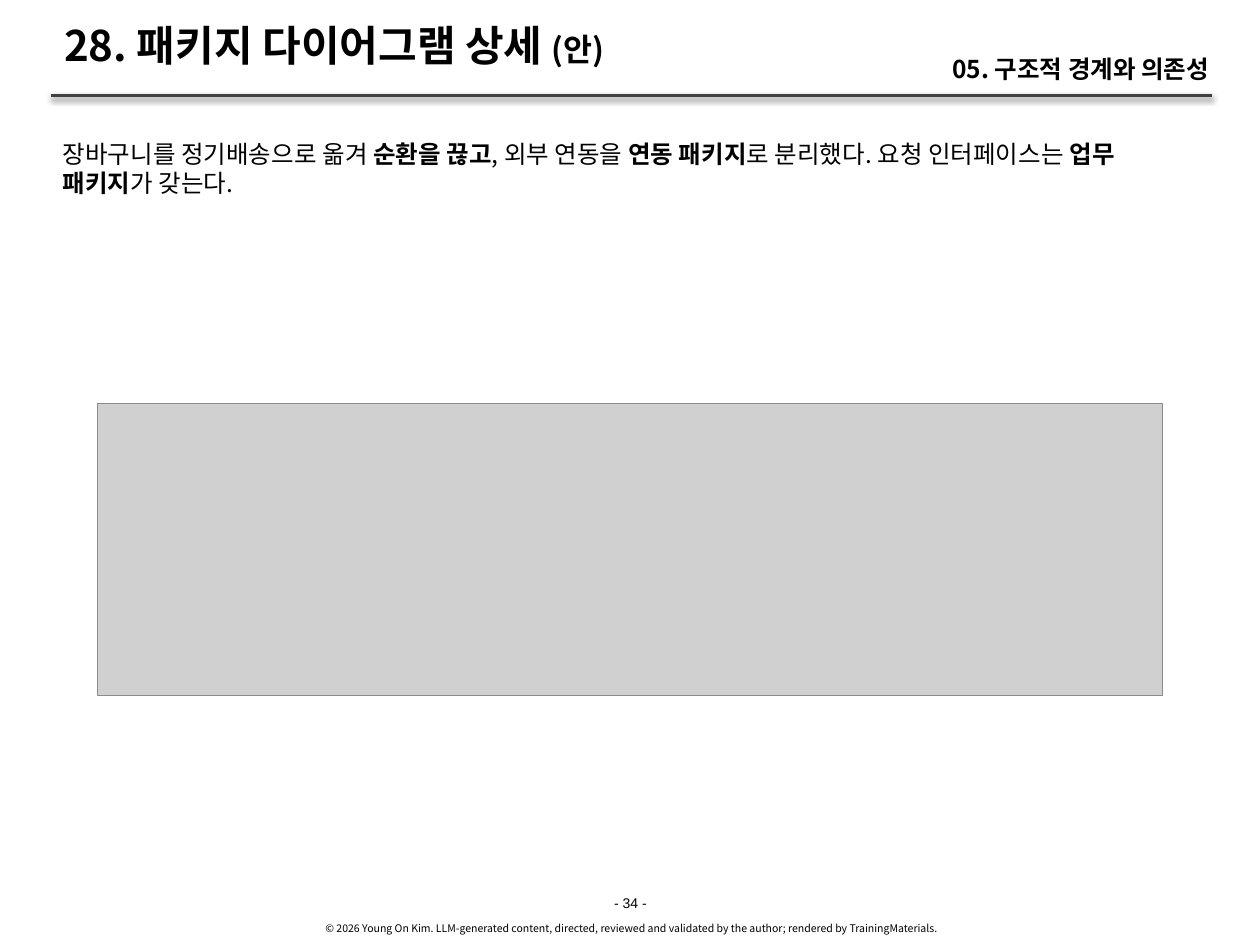
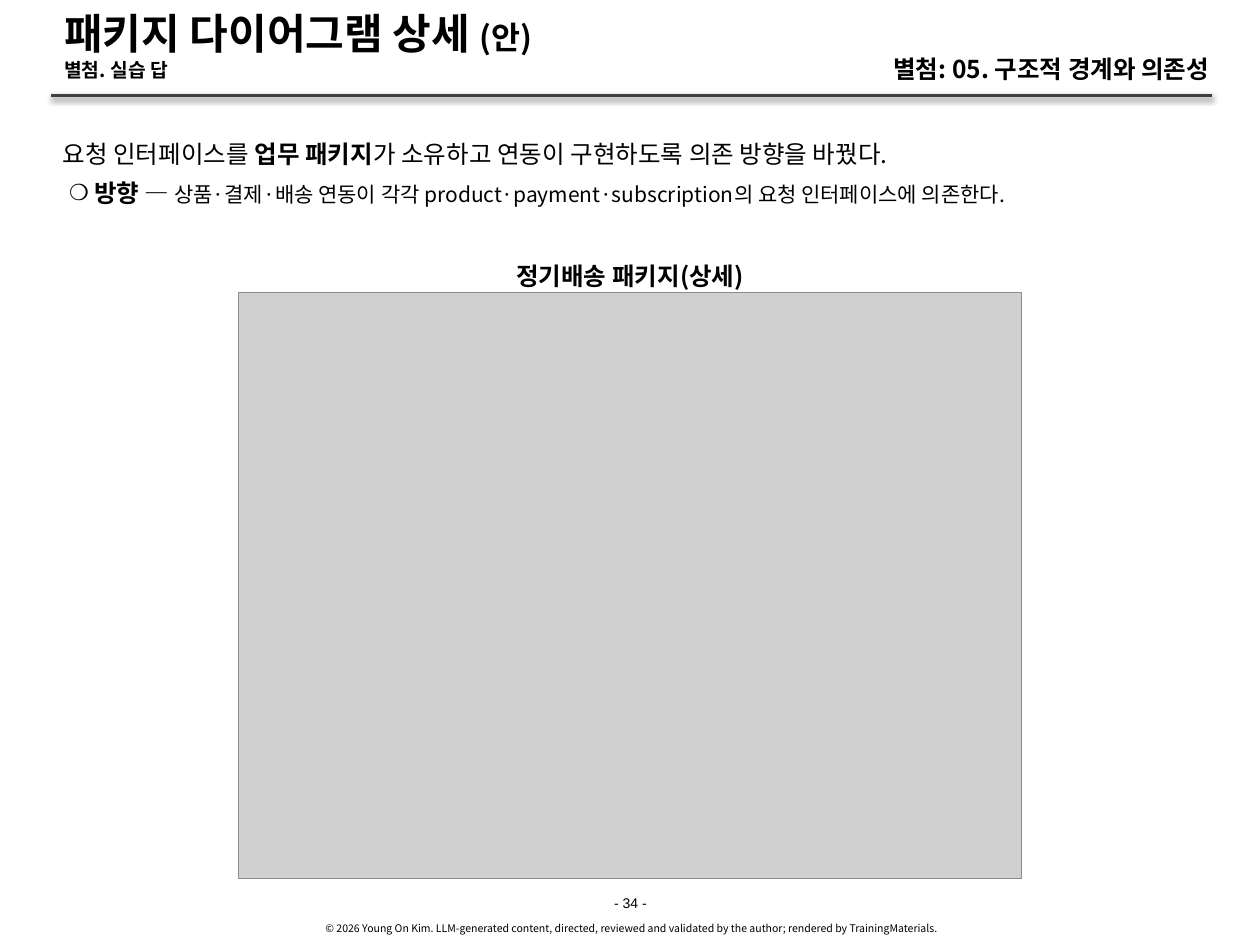
Before and after one commit to YoungSan77/TrainingMaterials, a slide deck: slide 34 of courses/ooad/sessions/s05.pptx. Drawn at 1260x945 pixels with LibreOffice and Linux fonts; fonts in the diff are those of the drawing; grey boxes stand for pictures. Boxes give left, top, right and bottom in pixels: in the first picture for what was removed or moved away, otherwise in the second. Text is boxed around its words. In the diff, an @@ line names an element or a change of style, - is before the commit and + after.

```diff
--- a/courses/ooad/sessions/s05.pptx
+++ b/courses/ooad/sessions/s05.pptx
@@ title at (x1=64, y1=13, x2=532, y2=79): text changed @@
-28. 패키지 다이어그램 상세 (안)
+패키지 다이어그램 상세 (안)
+별첨. 실습 답
@@ text at (x1=893, y1=57, x2=1209, y2=81): text changed @@
-05. 구조적 경계와 의존성
+별첨: 05. 구조적 경계와 의존성
@@ text at (x1=63, y1=142, x2=1005, y2=207): text changed; size 14 to 12 pt @@
-장바구니를 정기배송으로 옮겨 순환을 끊고, 외부 연동을 연동 패키지로 분리했다. 요청 인터페이스는 업무 패키지가 갖는다.
+요청 인터페이스를 업무 패키지가 소유하고 연동이 구현하도록 의존 방향을 바꿨다.
+    ❍ 방향 — 상품·결제·배송 연동이 각각 product·payment·subscription의 요청 인터페이스에 의존한다.
@@ text added at (x1=516, y1=264, x2=744, y2=290), 14 pt, text #000000, bold @@
+정기배송 패키지(상세)
@@ picture added at (x1=238, y1=292, x2=1021, y2=878) @@
@@ picture removed at (x1=97, y1=403, x2=1162, y2=696) @@
```
Also in this commit, not shown: 33 other slides changed, 1 slide removed, 29 other files.
